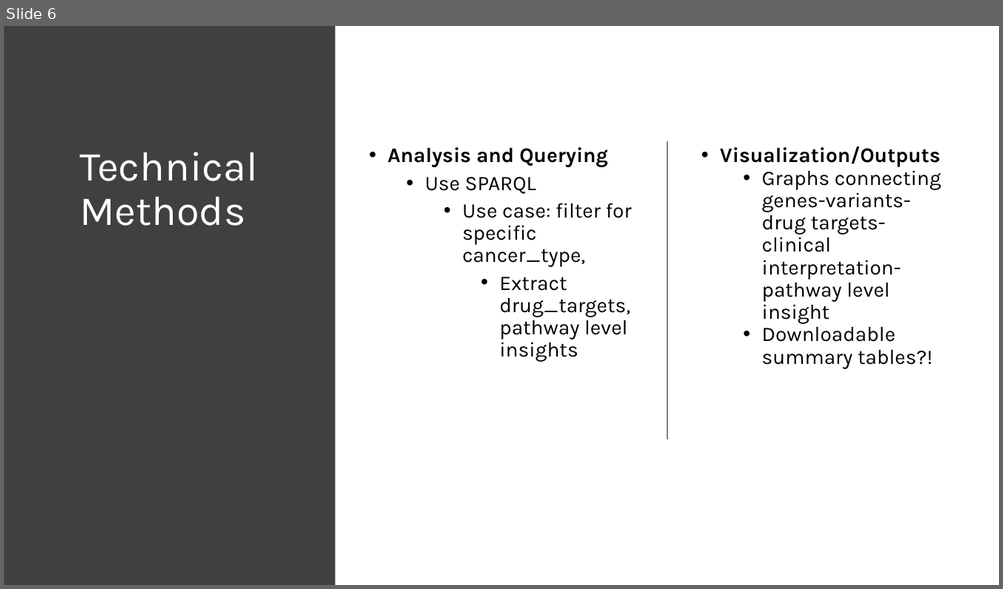
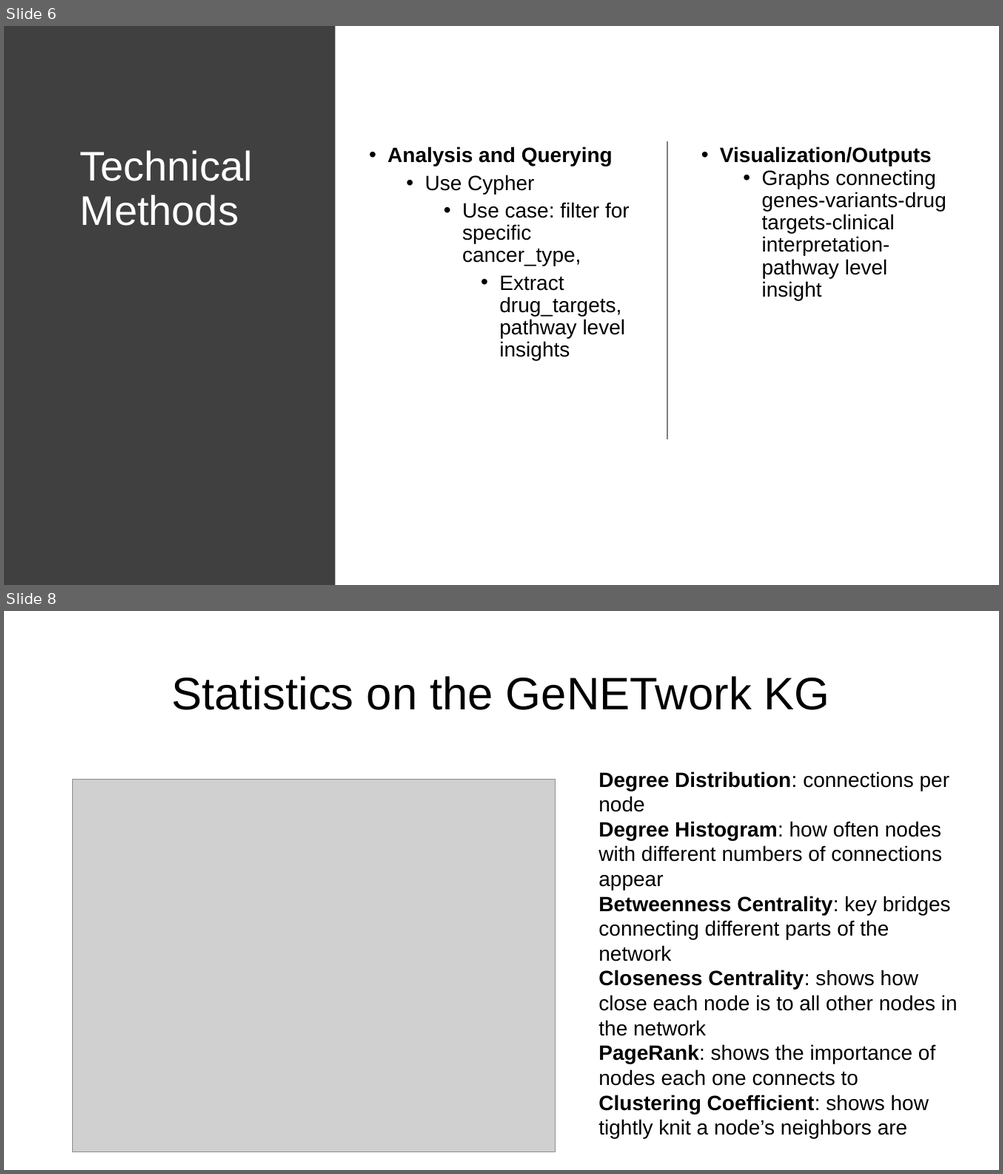
Before and after one commit to collaborativebioinformatics/GeNETwork, a slide deck: Presentation/FinalPresentation_Template.pptx. Shown one above the other, each under a label of ours: slide 6 before the commit, slides 6 and 8 after it; the slides between them are not shown. The pictures are 1003x589 and 1003x1174 pixels, drawn with LibreOffice and Linux fonts; fonts in the diff are those of the drawing; grey boxes stand for pictures. Boxes give left, top, right and bottom in pixels: in the first picture for what was removed or moved away, otherwise in the second. Text is boxed around its words. In the diff, an @@ line names an element or a change of style, - is before the commit and + after.

```diff
--- a/Presentation/FinalPresentation_Template.pptx
+++ b/Presentation/FinalPresentation_Template.pptx
@@ slide 8 added at [4,611,999,1170], background #FFFFFF @@
@@ title added at [172,676,830,710], 44 pt, text #000000 @@
+Statistics on the GeNETwork KG
@@ picture added at [73,779,555,1152] @@
@@ text added at [598,772,957,1139], 20 pt, text #000000 @@
+Degree Distribution: connections per node
+Degree Histogram: how often nodes with different numbers of connections appear
+Betweenness Centrality: key bridges connecting different parts of the network
+Closeness Centrality: shows how close each node is to all other nodes in the network
+PageRank: shows the importance of nodes each one connects to
+Clustering Coefficient: shows how tightly knit a node’s neighbors are
@@ slide 6 changed as well @@
@@ title "Technical Methods" at [79,150,252,226]: font Karla to Arial @@
@@ text at [387,147,629,360]: font Karla to Arial; less space between paragraphs @@
@@ text "Visualization/Outputs" at [720,147,946,301]: font Karla to Arial; less space between paragraphs @@
@@ text at [425,175,534,194]: text changed; font Karla to Arial @@
-  • Use SPARQL
+  • Use Cypher
@@ text at [762,323,932,369]: paragraph removed @@
-  • Downloadable summary tables?!
```
Also in this commit, not shown: 5 other slides changed, 3 other slides added, 2 slides removed.
